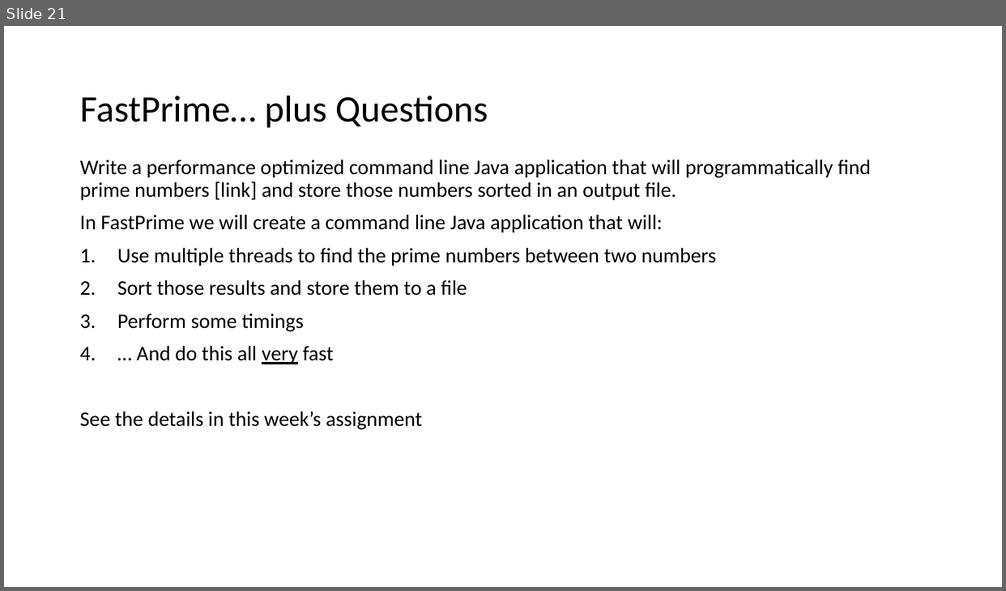
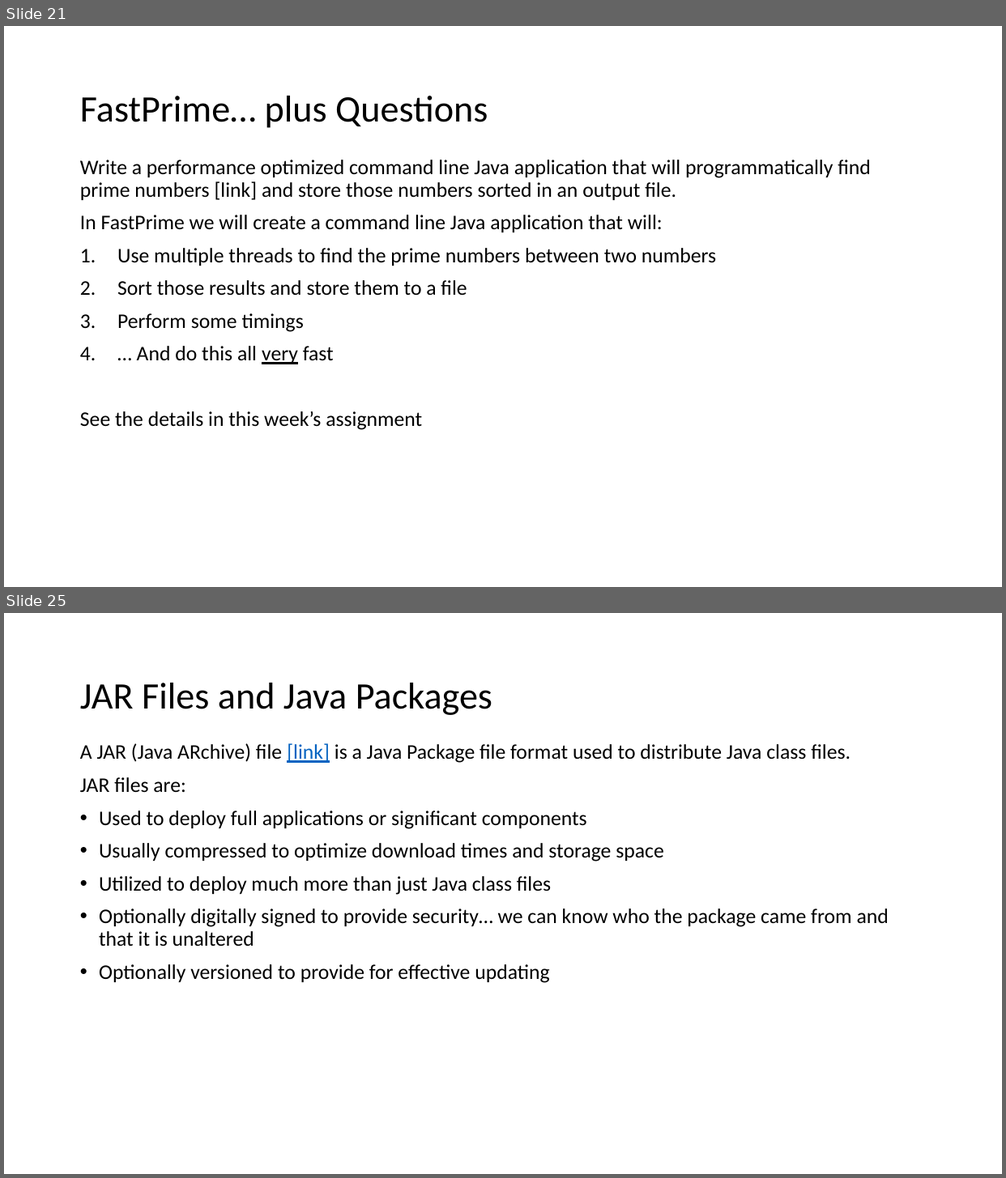
Before and after one commit to EricJPogue/www-epogue-info, a slide deck: CPSC-24500/Week05/2017SpringW05Slides.pptx. Shown one above the other, each under a label of ours: slide 21 before the commit, slides 21 and 25 after it; the slides between them are not shown. The pictures are 1006x591 and 1006x1178 pixels, drawn with LibreOffice and Linux fonts; fonts in the diff are those of the drawing. Boxes give left, top, right and bottom in pixels: in the first picture for what was removed or moved away, otherwise in the second. Text is boxed around its words. In the diff, an @@ line names an element or a change of style, - is before the commit and + after.

```diff
--- a/CPSC-24500/Week05/2017SpringW05Slides.pptx
+++ b/CPSC-24500/Week05/2017SpringW05Slides.pptx
@@ slide 25 added at (4, 613, 1002, 1174), background #FFFFFF @@
@@ title added at (80, 683, 492, 715), 36 pt, text #000000 @@
+JAR Files and Java Packages
@@ text added at (80, 743, 889, 983), 20 pt, text #000000 @@
+A JAR (Java ARchive) file [link] is a Java Package file format used to distribute Java class files.
+JAR files are:
+• Used to deploy full applications or significant components
+• Usually compressed to optimize download times and storage space
+• Utilized to deploy much more than just Java class files
+• Optionally digitally signed to provide security… we can know who the package came from and that it is unaltered
+• Optionally versioned to provide for effective updating
```
Also in this commit, not shown: 2 slides changed, 16 other slides added, 2 slides removed, 1 other file.
